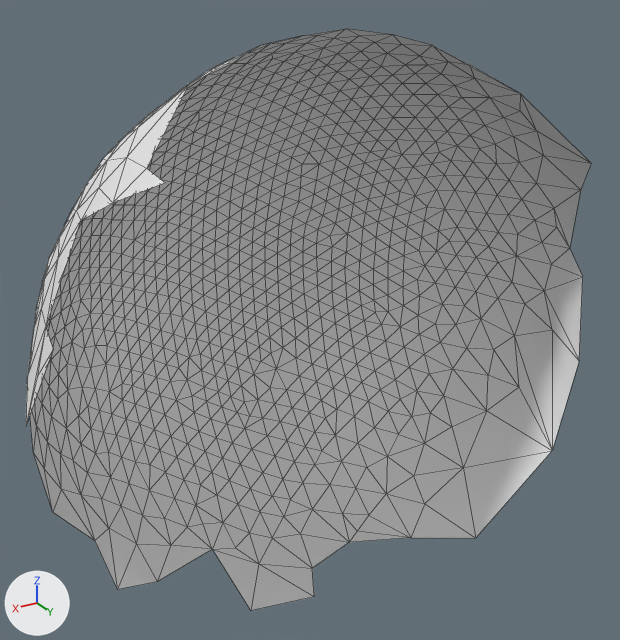
Renders of the OBJ model res/final/onecam_fullvolume/cleanedup/FullVolium.000308.obj from each side of a commit.
One viewpoint serves both versions: a 50 mm lens placed at (86.7, 439.1, 240.9), pointed at (-19.8, 261.6, 152.2). The axes (+X, +Y, +Z) are drawn at lower left. The lights are the same throughout. Mesh edges are drawn as thin lines. Where no turn or scale is listed for an object, it has been applied to the vertices.

Objects in the first picture: 'FullVolium.000308'.
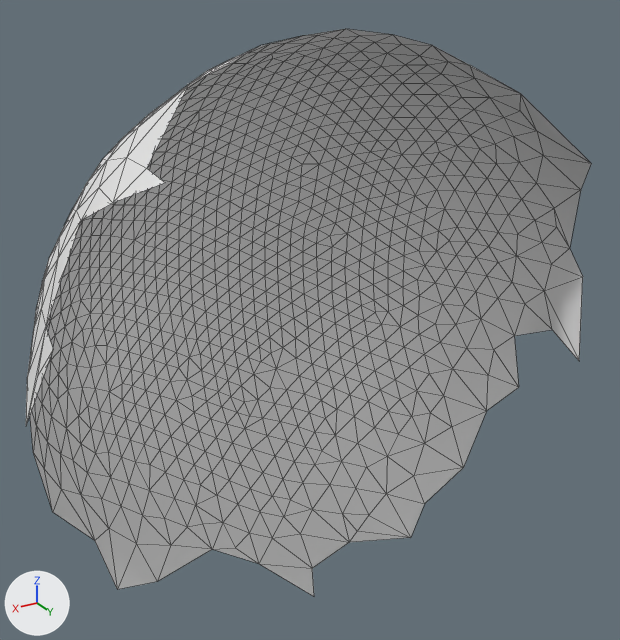
Edits to the bpy script that builds the scene:
```text
Change me_fullvolium_000308:
    where me_fullvolium_000308.from_pydata(...)  # 908 vertices, 1781 faces; spans x -97.0..60.0, y 216.0..309.0, z 73.0..225.0
    used by ob_fullvolium_000308; location = (0.0, 0.0, 0.0)
    verts and faces of me_fullvolium_000308; kept vertices keep their numbers, new ones are numbered from 908
    before: 722 (-90.0, 266.0, 133.0) at pixel (514, 335), 796 (-94.0, 276.0, 138.0) at pixel (552, 329), 862 (-57.0, 268.0, 85.0) at pixel (424, 503), 863 (-49.0, 272.0, 78.0) at pixel (410, 537), 869 (-81.0, 266.0, 110.0) at pixel (486, 410)
    before: 870 (-70.0, 269.0, 94.0) at pixel (463, 467), 871 (-88.0, 272.0, 118.0) at pixel (518, 387), 878 (-95.0, 287.0, 132.0) at pixel (579, 361), 896 (-64.0, 284.0, 80.0) at pixel (475, 538), 907 (-88.0, 287.0, 104.0) at pixel (552, 450)
    before: 821 (9.0, 257.0, 87.0) at pixel (212, 549), 886 (-3.0, 260.0, 79.0) at pixel (258, 563), 893 (-13.0, 275.0, 73.0) at pixel (314, 596), 898 (5.0, 271.0, 74.0) at pixel (250, 610)
    me_fullvolium_000308 part 1
    add delete_vertices([896, 907])  # with the faces that use them
    me_fullvolium_000308 part 2
    add delete_vertices([898])  # with the faces that use them
```

What differs and where, as boxes (x1, y1, x2, y2) in the pictures (620 x 640 px):
'FullVolium.000308', reshaped
    before: (26, 29, 591, 610)
    after: (26, 29, 591, 596)
part 1 of me_fullvolium_000308, deleted
    before: (411, 330, 579, 538)
part 2 of me_fullvolium_000308, deleted
    before: (213, 550, 314, 610)
